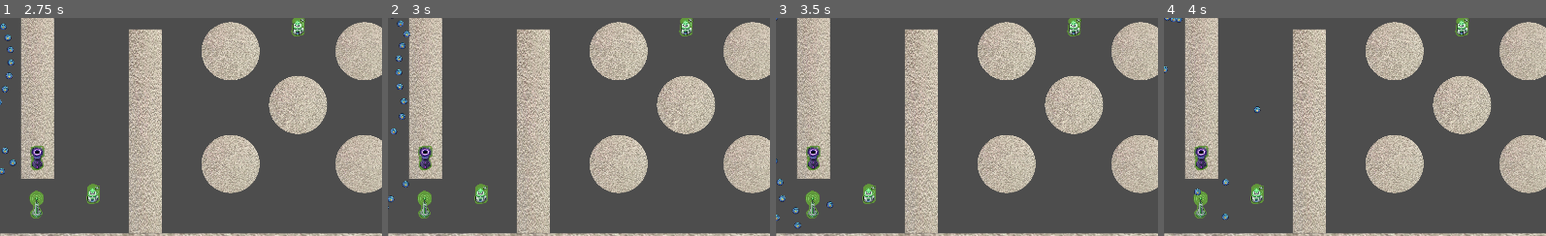
Above: before the commit, frames 1-4 (left to right).
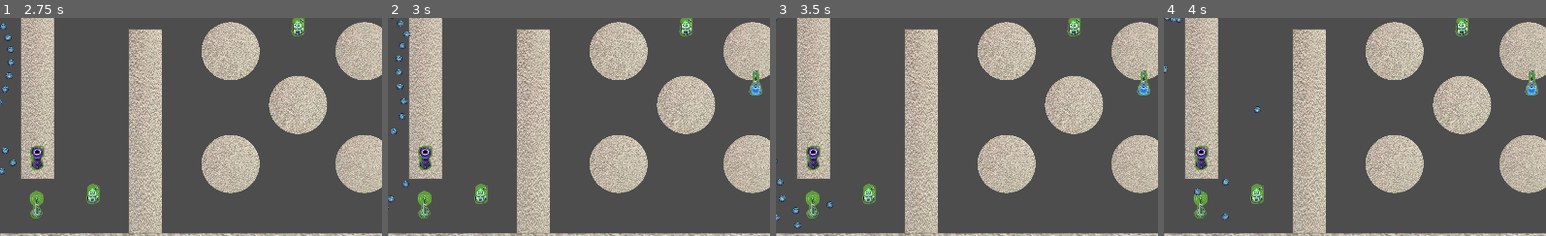
Above: after the commit, the same moments.

Repository: ryupold/ld59
Game: Godot game, scene res://scenes/test_sender.tscn
Two runs of this game, one before a commit and one after it. Both use one fixed random seed, a clock stepped at 60 frames per second and the inputs below. The engine's default icon, where the game draws it, is replaced by a stand-in: a white triangle on a blue panel in a dark square.
Inputs (mouse positions are % of the whole screen's width and height, from its top left):
- Up to frame 1 (2.75 s): click (25, 93) at 0.5 s; click (25, 93) at 1.25 s; click (25, 93) at 2 s
- Up to frame 2 (3 s): move the mouse to (72, 45) at 2.77 s; click (72, 45) at 2.92 s
- Up to frame 3 (3.5 s): no input
- Up to frame 4 (4 s): move the mouse to (29, 55) at 3.52 s; click (29, 55) at 3.67 s
The pictures show only the part of the screen within x 23-73%, y 30-80%; the shares and areas given below are measured in that part.

Frame 1 is identical in both runs. In frame 2, 0.3% of the frame differs, in the area x 94-98%, y 24-36%; in frame 3, 0.3%; in frame 4, 0.3%.

Commit message:
Add basic TowerPlacing functionality

Diff:
--- a/ld59-game/entities/towers/anti_gravity/anti_gravity_tower.gd
+++ b/ld59-game/entities/towers/anti_gravity/anti_gravity_tower.gd
@@ -2,7 +2,7 @@
 
 @export var antiGravity: float = 9.81
 
-func _physics_process(delta: float) -> void:
+func doEffect(delta: float) -> void:
 	for packet in packetsColliding:
 		var offset := global_position.direction_to(packet.global_position)
 		packet.apply_impulse(offset * antiGravity)
--- a/ld59-game/entities/towers/gravity/gravity_tower.gd
+++ b/ld59-game/entities/towers/gravity/gravity_tower.gd
@@ -2,7 +2,7 @@
 
 @export var gravity: float = 9.81
 
-func _physics_process(delta: float) -> void:
+func doEffect(delta: float) -> void:
 	for packet in packetsColliding:
 		var offset := packet.global_position.direction_to(global_position)
 		packet.apply_impulse(offset.normalized() * gravity)
--- a/ld59-game/entities/towers/payload/payload_tower.gd
+++ b/ld59-game/entities/towers/payload/payload_tower.gd
@@ -14,7 +14,8 @@
 
 
 func addCompute(body: Node2D) -> void:
-	if body is Packet:
-		var packet := body as Packet
-		packet.increasePayload(payloadIncrease)
+	if disableEffect and body is not Packet:
+		return
+	var packet := body as Packet
+	packet.increasePayload(payloadIncrease)
 	return
--- a/ld59-game/entities/towers/relay/relay_tower.gd
+++ b/ld59-game/entities/towers/relay/relay_tower.gd
@@ -14,7 +14,8 @@
 
 
 func addCompute(body: Node2D) -> void:
-	if body is Packet:
-		var packet := body as Packet
-		packet.increaseTtl(ttlIncrease)
+	if disableEffect and body is not Packet:
+		return
+	var packet := body as Packet
+	packet.increaseTtl(ttlIncrease)
 	return
--- a/ld59-game/entities/towers/slow/slow_tower.gd
+++ b/ld59-game/entities/towers/slow/slow_tower.gd
@@ -2,7 +2,7 @@
 
 @export var slowDownFactor: float = 0.5
 
-func _physics_process(delta: float) -> void:
+func doEffect(delta: float) -> void:
 	for packet in packetsColliding:
 		var velocity := packet.linear_velocity - (packet.linear_velocity * slowDownFactor * delta)
 		packet.setVelocity(velocity)
--- a/ld59-game/entities/towers/speed/speed_tower.gd
+++ b/ld59-game/entities/towers/speed/speed_tower.gd
@@ -2,7 +2,7 @@
 
 @export var speedUpFactor: float = 0.5
 
-func _physics_process(delta: float) -> void:
+func doEffect(delta: float) -> void:
 	for packet in packetsColliding:
 		var velocity := packet.linear_velocity + (packet.linear_velocity * speedUpFactor * delta)
 		packet.setVelocity(velocity)
--- a/ld59-game/entities/towers/tower.gd
+++ b/ld59-game/entities/towers/tower.gd
@@ -1,18 +1,26 @@
-class_name Tower extends Node2D
+@abstract class_name Tower extends Node2D
 
 @export var collisionArea: Area2D
 var packetsColliding: Array[Packet]
+@export var followsMouse := false
+@export var disableEffect := false
+@export var debug := true
 
 func _ready() -> void:
 	collisionArea.body_entered.connect(addCompute)
 	collisionArea.body_exited.connect(removeCompute)
+	collisionArea.input_event.connect(handleClick)
+
+func _physics_process(delta: float) -> void:
+	handleFollowMouse()
+	if not disableEffect:
+		doEffect(delta)
 
 func addCompute(body: Node2D) -> void:
 	if body is Packet:
 		var packet := body as Packet
 		packetsColliding.append(packet)
 	return
-
 
 func removeCompute(body: Node2D) -> void:
 	if body is Packet:
@@ -22,3 +30,24 @@
 			return
 		packetsColliding.remove_at(pos);
 	return
+
+func handleFollowMouse() -> void:
+	if followsMouse:
+		global_position = get_global_mouse_position()
+
+func handleClick(viewport: Node, event: InputEvent, shape_idx: int):
+	if event is InputEventMouseButton:
+		if event.pressed and event.button_index == MOUSE_BUTTON_LEFT:
+			followsMouse = false
+		elif event.pressed and event.button_index == MOUSE_BUTTON_RIGHT and debug:
+			print("Right mouse button clicked at:", event.position)
+			followsMouse = true
+
+func handleDisableEffect() -> void:
+	if disableEffect:
+		collisionArea.body_entered.disconnect(addCompute)
+		var shape: CollisionShape2D = collisionArea.get_child(0)
+		shape.disabled = true
+
+func doEffect(delta: float) -> void:
+	pass
--- a/ld59-game/hud/tower_picker/tower_canvas_item/tower_canvas_item.gd
+++ b/ld59-game/hud/tower_picker/tower_canvas_item/tower_canvas_item.gd
@@ -1,11 +1,15 @@
 class_name TowerCanvasItem extends PanelContainer
 
-@export var tower: TowerResource
+@export var towerResource: TowerResource
 @export var button: Button
 
 func _ready() -> void:
-	button.icon = tower.previewImage
+	button.icon = towerResource.previewImage
 	button.pressed.connect(spawnTower)
 
 func spawnTower():
+	var newTower: Tower = towerResource.scene.instantiate()
+	newTower.followsMouse = true
+	newTower.disableEffect = true
+	get_tree().get_current_scene().get_node("%Towers").add_child(newTower)
 	pass
--- a/ld59-game/hud/tower_picker/tower_canvas_item/tower_canvas_item.tscn
+++ b/ld59-game/hud/tower_picker/tower_canvas_item/tower_canvas_item.tscn
@@ -16,7 +16,7 @@
 custom_minimum_size = Vector2(150, 150)
 mouse_default_cursor_shape = 2
 script = ExtResource("1_6cimu")
-tower = SubResource("Resource_fynk8")
+towerResource = SubResource("Resource_fynk8")
 button = NodePath("MarginContainer/Button")
 
 [node name="MarginContainer" type="MarginContainer" parent="." unique_id=1593872442]
--- a/ld59-game/hud/tower_picker/tower_picker.gd
+++ b/ld59-game/hud/tower_picker/tower_picker.gd
@@ -10,5 +10,5 @@
 
 	for tower in towers:
 		var canvasItem: TowerCanvasItem = towerCanvasItem.instantiate()
-		canvasItem.tower = tower
+		canvasItem.towerResource = tower
 		add_child(canvasItem)
--- a/ld59-game/scenes/test_sender.tscn
+++ b/ld59-game/scenes/test_sender.tscn
@@ -56,32 +56,35 @@
 position = Vector2(2264, 1327)
 zoom = Vector2(0.275, 0.275)
 
-[node name="PayloadTower" parent="." unique_id=633791007 instance=ExtResource("6_vvhqw")]
+[node name="Towers" type="Node2D" parent="." unique_id=346553868]
+unique_name_in_owner = true
+
+[node name="PayloadTower" parent="Towers" unique_id=633791007 instance=ExtResource("6_vvhqw")]
 position = Vector2(5093, -175)
 
-[node name="RelayTower" parent="." unique_id=439358955 instance=ExtResource("7_6djag")]
+[node name="RelayTower" parent="Towers" unique_id=439358955 instance=ExtResource("7_6djag")]
 position = Vector2(1331, 2137)
 
-[node name="RelayTower2" parent="." unique_id=1233834996 instance=ExtResource("7_6djag")]
+[node name="RelayTower2" parent="Towers" unique_id=1233834996 instance=ExtResource("7_6djag")]
 position = Vector2(1800, 403)
 
-[node name="RelayTower3" parent="." unique_id=1360433302 instance=ExtResource("7_6djag")]
+[node name="RelayTower3" parent="Towers" unique_id=1360433302 instance=ExtResource("7_6djag")]
 position = Vector2(3177, 627)
 
-[node name="SpeedTower" parent="." unique_id=249907336 instance=ExtResource("8_p2e67")]
+[node name="SpeedTower" parent="Towers" unique_id=249907336 instance=ExtResource("8_p2e67")]
 position = Vector2(822, 2232)
 
-[node name="AntiGravityTower" parent="." unique_id=1491066619 instance=ExtResource("4_kr4f8")]
+[node name="AntiGravityTower" parent="Towers" unique_id=1491066619 instance=ExtResource("4_kr4f8")]
 position = Vector2(166, 3380)
 
-[node name="GravityTower" parent="." unique_id=1604658526 instance=ExtResource("3_awagt")]
+[node name="GravityTower" parent="Towers" unique_id=1604658526 instance=ExtResource("3_awagt")]
 position = Vector2(5248, 1977)
 
-[node name="GravityTower2" parent="." unique_id=1863822030 instance=ExtResource("3_awagt")]
+[node name="GravityTower2" parent="Towers" unique_id=1863822030 instance=ExtResource("3_awagt")]
 position = Vector2(827, 1812)
 
-[node name="SlowTower" parent="." unique_id=1106743518 instance=ExtResource("10_7aqdj")]
+[node name="SlowTower" parent="Towers" unique_id=1106743518 instance=ExtResource("10_7aqdj")]
 position = Vector2(-1012, 1364)
 
-[node name="WallTower" parent="." unique_id=1813750863 instance=ExtResource("5_nivf7")]
+[node name="WallTower" parent="Towers" unique_id=1813750863 instance=ExtResource("5_nivf7")]
 position = Vector2(907.0001, -206.99994)
